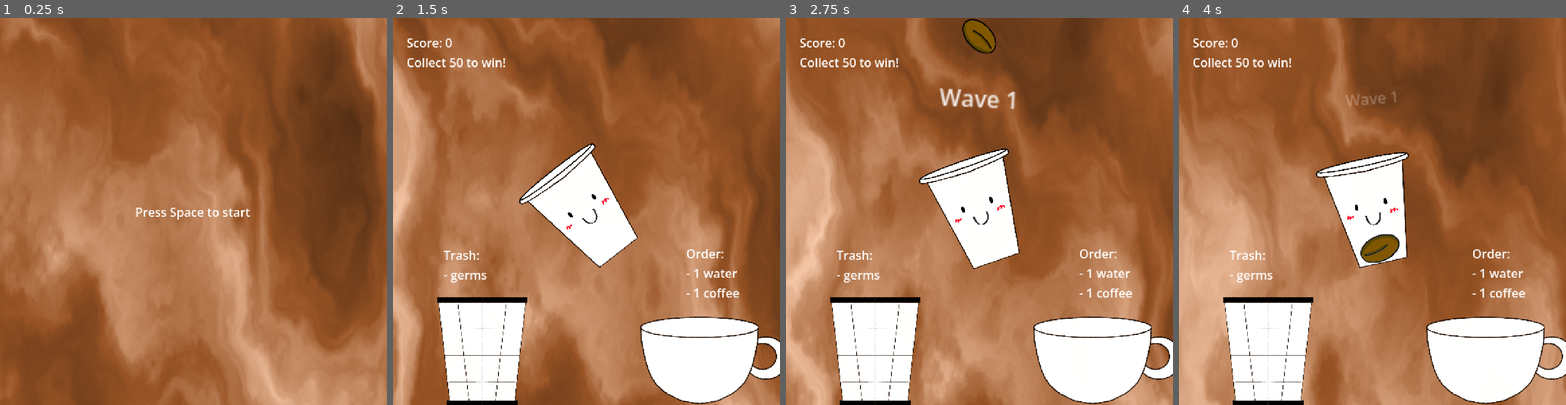
Above: before the commit, frames 1-4 (left to right).
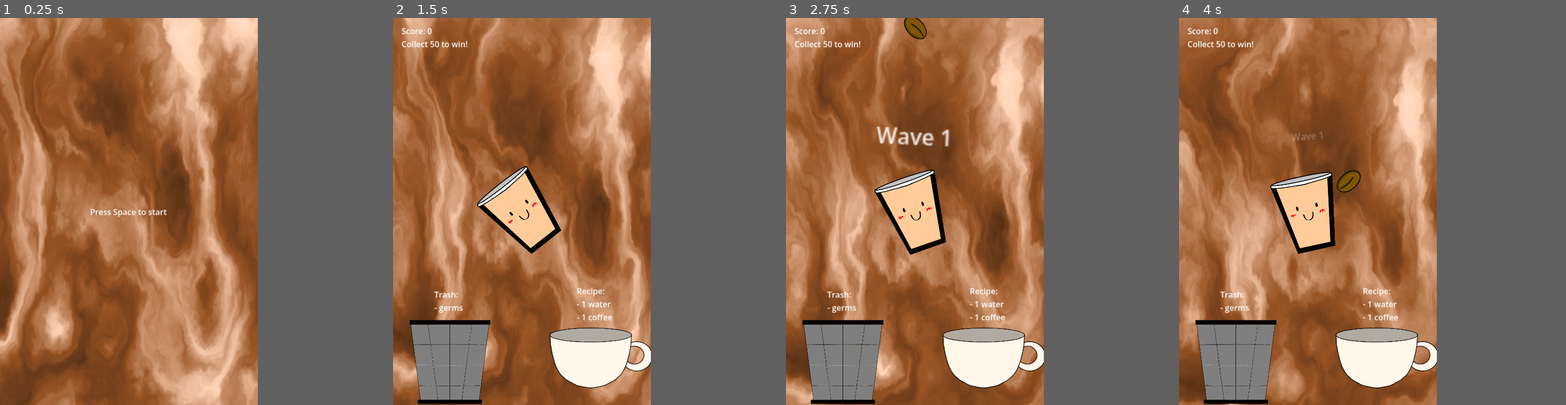
Above: after the commit, the same moments.

Repository: Octoan1/GD2-MG2-Group-3
Game: Godot game, scene res://menus/title.tscn
The game is run twice, just before and just after one commit, with the same random seed, the same clock (stepped at 60 frames per second) and the same inputs. The engine's default icon, where the game draws it, is replaced by a stand-in: a white triangle on a blue panel in a dark square.
Inputs (mouse positions are in pixels of both pictures, inside the frame that each line leads up to):
- Up to frame 1 (0.25 s): no input
- Up to frame 2 (1.5 s): tap Space (action) at 0.5, 1.35 s; move the mouse to (671, 192) at 0.52 s; hold Space (action) 0.53-1.28 s; click (671, 192) at 0.67 s; move the mouse to (509, 230) at 1.27 s; click (509, 230) at 1.42 s
- Up to frame 3 (2.75 s): move the mouse to (1018, 126) at 2.02 s; hold Space (action) from 2.03 s (still down); tap I at 2.1 s; click (1018, 126) at 2.17 s
- Up to frame 4 (4 s): move the mouse to (1353, 288) at 2.77 s; release Space (action) at 2.78 s; tap 1 at 2.85 s; click (1353, 288) at 2.92 s; tap Space (action) at 3.05 s; move the mouse to (1488, 269) at 3.52 s; hold Space (action) from 3.53 s (still down); tap 2 at 3.6 s; click (1488, 269) at 3.67 s
In our replay, the window is 800x800 before the commit and 533x800 after it. These sizes can differ from the game's own. Grey fills any space a smaller window leaves; there, only what the larger window draws over its background counts as a difference.

The runs differ from the first frame. In frame 1, 52% of the frame differs, in the area x 0-100%, y 0-100%; in frame 2, 76%; in frame 3, 78%; in frame 4, 76%.

Commit message:
bonus points in cup, thicker outline, and colored outline

Diff:
--- a/cup_stuff/collection_cup.gd
+++ b/cup_stuff/collection_cup.gd
@@ -22,9 +22,9 @@
 func check_recipe(recipe: Recipe) -> void:
 	match recipe:
 		Recipe.COFFEE:
-			var coffee = null
-			var water = null
-			for ingredient: RigidBody2D in cup_contents_detection.get_overlapping_bodies():
+			var coffee: IngredientObject = null
+			var water: IngredientObject = null
+			for ingredient: IngredientObject in cup_contents_detection.get_overlapping_bodies():
 				if ingredient.is_in_group("coffee") and coffee == null:
 					#ingredient.modulate = Color.GOLD
 					coffee = ingredient
@@ -34,7 +34,12 @@
 				elif ingredient.is_in_group("germ"):
 					update_score(-3, ingredient)
 				if coffee and water:
-					update_score(3, coffee, water)
+					var value = 0
+
+					value += coffee.value * 2 if coffee.has_been_in_cup else coffee.value
+					value += water.value * 2 if water.has_been_in_cup else water.value
+
+					update_score(value, coffee, water)
 					coffee = null
 					water = null
 				else:
@@ -42,10 +47,11 @@
 						ingredient.apply_impulse(Vector2(0,0))
 
 		Recipe.TRASH:
-			for ingredient in cup_contents_detection.get_overlapping_bodies():
+			for ingredient: IngredientObject in cup_contents_detection.get_overlapping_bodies():
 				if ingredient.is_in_group("germ"):
 					#ingredient.modulate = Color.RED
-					update_score(1, ingredient)
+					var value = ingredient.value * 2 if not ingredient.has_been_in_cup else ingredient.value
+					update_score(value, ingredient)
 				else:
 					update_score(-1, ingredient)
 
--- a/cup_stuff/cup.gd
+++ b/cup_stuff/cup.gd
@@ -20,33 +20,10 @@
 	else:
 		self.rotation += -rotation_speed * delta
 
-# UNUSED
-#func rotate_no_velocity(delta: float):
-	#if Input.is_action_pressed("Action"):
-		#self.rotation += rotation_speed * delta
-	#else:
-		#self.rotation += -rotation_speed * delta
+func _on_area_2d_body_entered(body: Node2D) -> void:
+	if body is IngredientObject:
+		var ingredient: IngredientObject = body
 
-# UNUSED
-#func rotate_velocity(delta: float):
-	#if (prev_rotate == null):
-		#prev_rotate = rotation
-	#
-	#if (velocity == null):
-		#velocity = 0;
-	#
-	#if(Input.is_action_pressed("Action")):
-		#velocity = -push_amount * speed_percent / 100
-		#print("2")
-		#pass
-	#
-	#else:
-		#rotation += delta * rotation_speed # * velocity * speed_percent / 100
-#
-	#velocity += delta * speed_percent / 100
-	#
-	#print(velocity)
-	#
-	#if Input.is_action_pressed("Action"):
-		#velocity = -push_amount * speed_percent / 100
-		#print("1")
+		print(ingredient.name)
+		ingredient.modulate = Color.DARK_GOLDENROD
+		ingredient.has_been_in_cup = true
--- a/cup_stuff/cup.tscn
+++ b/cup_stuff/cup.tscn
@@ -1,7 +1,8 @@
 [gd_scene format=3 uid="uid://bfdj7se1k83q1"]
 
 [ext_resource type="Script" uid="uid://c1jctmcnvaf0h" path="res://cup_stuff/cup.gd" id="1_ponjl"]
-[ext_resource type="Texture2D" uid="uid://basgjchfrjusi" path="res://Sprites/cupwithwhite.png" id="2_wx1mw"]
+[ext_resource type="Texture2D" uid="uid://c7xq5qs4vfxlj" path="res://Sprites/cup_colorbg.png" id="2_wx1mw"]
+[ext_resource type="Texture2D" uid="uid://dvqkwsbvfxd5t" path="res://Sprites/cup_outline.png" id="3_5iito"]
 
 [node name="Cup" type="CharacterBody2D" unique_id=1028320870]
 collision_mask = 0
@@ -13,4 +14,19 @@
 texture = ExtResource("2_wx1mw")
 
 [node name="CollisionPolygon2D" type="CollisionPolygon2D" parent="." unique_id=733752176]
-polygon = PackedVector2Array(-38, -42, -23, 48, 23, 48, 38, -42, 33, -41, 19, 44, -19, 44, -33, -41)
+polygon = PackedVector2Array(-43, -41, -26, 54, 27, 54, 43, -41, 33, -41, 19, 44, -19, 44, -33, -41)
+
+[node name="Sprite2D2" type="Sprite2D" parent="." unique_id=1199234452]
+z_index = 2
+position = Vector2(0, -13)
+scale = Vector2(0.063, 0.063)
+texture = ExtResource("3_5iito")
+
+[node name="Area2D" type="Area2D" parent="." unique_id=1805023214]
+collision_layer = 0
+collision_mask = 2
+
+[node name="CollisionPolygon2D" type="CollisionPolygon2D" parent="Area2D" unique_id=1579941751]
+polygon = PackedVector2Array(-34, -34, 34, -34, 21, 46, -21, 46)
+
+[connection signal="body_entered" from="Area2D" to="." method="_on_area_2d_body_entered"]
--- a/cup_stuff/trash_can.tscn
+++ b/cup_stuff/trash_can.tscn
@@ -1,7 +1,7 @@
 [gd_scene format=3 uid="uid://dt1rfxwv0qi3t"]
 
 [ext_resource type="PackedScene" uid="uid://ctyu5gadbmowi" path="res://cup_stuff/collection_cup.tscn" id="1_jxbv1"]
-[ext_resource type="Texture2D" uid="uid://d1fq4lhmkpeoh" path="res://Sprites/trashcanwithwhite.png" id="2_jxbv1"]
+[ext_resource type="Texture2D" uid="uid://dapbwy7n32vb3" path="res://Sprites/trashcan_colorbg.png" id="2_jxbv1"]
 
 [node name="TrashCan" unique_id=1882889429 instance=ExtResource("1_jxbv1")]
 scale = Vector2(1.8799983, 1.8799983)
--- a/cup_stuff/victory_cup.tscn
+++ b/cup_stuff/victory_cup.tscn
@@ -1,7 +1,7 @@
 [gd_scene format=3 uid="uid://cswvmjnmknhck"]
 
 [ext_resource type="PackedScene" uid="uid://ctyu5gadbmowi" path="res://cup_stuff/collection_cup.tscn" id="1_svmmk"]
-[ext_resource type="Texture2D" uid="uid://bkslusuk258gq" path="res://Sprites/coffeebowlwithwhite.png" id="2_svmmk"]
+[ext_resource type="Texture2D" uid="uid://dewhydiw3yq8j" path="res://Sprites/coffeebowl_colorbg.png" id="2_svmmk"]
 
 [node name="VictoryCup" unique_id=1882889429 instance=ExtResource("1_svmmk")]
 scale = Vector2(1.9200001, 1.9200001)
--- a/menus/end.tscn
+++ b/menus/end.tscn
@@ -20,6 +20,7 @@
 offset_top = -24.0
 offset_right = 179.0
 offset_bottom = -1.0
+scale = Vector2(2, 2)
 pivot_offset = Vector2(179, 24)
 text = "You are the champion coffee maker!
 Score 50 / 50"
@@ -28,9 +29,10 @@
 
 [node name="Space" type="Label" parent="." unique_id=988145654]
 offset_left = -177.0
-offset_top = 28.0
+offset_top = 161.0
 offset_right = 180.0
-offset_bottom = 51.0
+offset_bottom = 184.0
+scale = Vector2(2, 2)
 pivot_offset = Vector2(179, 24)
 text = "Press space to return"
 horizontal_alignment = 1
--- a/menus/main.tscn
+++ b/menus/main.tscn
@@ -24,66 +24,81 @@
 
 [node name="ObjectSpawner" parent="." unique_id=123667683 instance=ExtResource("2_k8qw4")]
 
-[node name="WaveSpawner" parent="." unique_id=248348919 node_paths=PackedStringArray("object_spawner") instance=ExtResource("3_787nb")]
+[node name="WaveSpawner" parent="." unique_id=248348919 node_paths=PackedStringArray("spawn_pos_marker", "object_spawner") instance=ExtResource("3_787nb")]
 start_delay = 2.0
-spawn_pos = Vector2(0, -250)
+spawn_pos_marker = NodePath("SpawnPos")
 object_spawner = NodePath("../ObjectSpawner")
 waves = Array[ExtResource("4_i8mlb")]([ExtResource("5_h3p7w"), ExtResource("5_h3p7w"), ExtResource("6_77eub"), ExtResource("5_h3p7w"), ExtResource("7_hnx4n"), ExtResource("8_ciosg"), ExtResource("7_hnx4n"), ExtResource("9_sxub3"), ExtResource("5_h3p7w")])
 
+[node name="SpawnPos" type="Marker2D" parent="WaveSpawner" unique_id=908576087]
+position = Vector2(2, -748)
+
 [node name="Cup" parent="." unique_id=1604033659 instance=ExtResource("10_36uvt")]
-scale = Vector2(1.5, 1.5)
+scale = Vector2(3, 3)
 rotation_speed = 1.5
 
 [node name="Camera2D" type="Camera2D" parent="." unique_id=56953282]
 
 [node name="TrashCan" parent="." unique_id=1385732805 instance=ExtResource("11_q0pb7")]
-position = Vector2(-138, 180)
-scale = Vector2(1.4799978, 1.4799978)
+position = Vector2(-286, 586.00006)
+scale = Vector2(4, 3.429)
 
 [node name="VictoryCup" parent="." unique_id=1356587524 instance=ExtResource("12_u7aby")]
-position = Vector2(150, 232)
+position = Vector2(274, 654)
+scale = Vector2(4, 4)
 
 [node name="MusicPlayer" parent="." unique_id=1316893435 instance=ExtResource("13_b6cyy")]
 
-[node name="Label" type="Label" parent="." unique_id=1290216403]
-offset_left = 132.0
-offset_top = 44.0
-offset_right = 203.0
-offset_bottom = 119.0
-text = "Order:
+[node name="Popup" parent="." unique_id=314937224 instance=ExtResource("15_6gsuq")]
+
+[node name="UI" type="Control" parent="." unique_id=1461214465]
+layout_mode = 3
+anchors_preset = 0
+offset_right = 40.0
+offset_bottom = 40.0
+scale = Vector2(2, 2)
+
+[node name="Label" type="Label" parent="UI" unique_id=1290216403]
+layout_mode = 0
+offset_left = 109.0
+offset_top = 146.0
+offset_right = 180.0
+offset_bottom = 221.0
+text = "Recipe:
 - 1 water
 - 1 coffee"
 
-[node name="Label2" type="Label" parent="." unique_id=1147445821]
-offset_left = -189.0
-offset_top = 46.0
-offset_right = -131.0
-offset_bottom = 95.0
+[node name="Label2" type="Label" parent="UI" unique_id=1147445821]
+layout_mode = 0
+offset_left = -174.0
+offset_top = 153.0
+offset_right = -116.0
+offset_bottom = 202.0
 text = "Trash:
 - germs"
 
-[node name="Score" type="Label" parent="." unique_id=313751055]
-offset_left = -238.0
-offset_top = -235.0
-offset_right = -177.0
-offset_bottom = -212.0
+[node name="Score" type="Label" parent="UI" unique_id=313751055]
+layout_mode = 0
+offset_left = -239.5
+offset_top = -370.0
+offset_right = -107.5
+offset_bottom = -321.0
 text = "Score: 0
 Collect 50 to win!"
 script = ExtResource("14_fb1eh")
 
-[node name="DebugLabel" type="Label" parent="." unique_id=1612547457]
-offset_left = 37.0
-offset_top = -245.0
-offset_right = 196.0
-offset_bottom = -222.0
+[node name="DebugLabel" type="Label" parent="UI" unique_id=1612547457]
+layout_mode = 0
+offset_left = 41.5
+offset_top = -373.5
+offset_right = 246.5
+offset_bottom = -350.5
 text = "Selected Ingredient: Water"
-
-[node name="Popup" parent="." unique_id=314937224 instance=ExtResource("15_6gsuq")]
 
 [connection signal="wave_end" from="WaveSpawner" to="Popup" method="_on_wave_end"]
 [connection signal="wave_start" from="WaveSpawner" to="Popup" method="_on_wave_start"]
-[connection signal="waves_complete" from="WaveSpawner" to="Score" method="_on_wave_spawner_waves_complete"]
-[connection signal="score_changed" from="TrashCan" to="Score" method="_update_score"]
-[connection signal="score_changed" from="VictoryCup" to="Score" method="_update_score"]
-[connection signal="score_changed" from="Score" to="MusicPlayer" method="_on_update_score"]
-[connection signal="score_changed" from="Score" to="Popup" method="_on_update_score"]
+[connection signal="waves_complete" from="WaveSpawner" to="UI/Score" method="_on_wave_spawner_waves_complete"]
+[connection signal="score_changed" from="TrashCan" to="UI/Score" method="_update_score"]
+[connection signal="score_changed" from="VictoryCup" to="UI/Score" method="_update_score"]
+[connection signal="score_changed" from="UI/Score" to="MusicPlayer" method="_on_update_score"]
+[connection signal="score_changed" from="UI/Score" to="Popup" method="_on_update_score"]
--- a/menus/title.tscn
+++ b/menus/title.tscn
@@ -6,6 +6,7 @@
 [node name="Title" type="Node2D" unique_id=1465934988]
 script = ExtResource("1_y7k74")
 scene_change = "main"
+delay_click = 0.25
 
 [node name="Coffee" parent="." unique_id=1285840319 instance=ExtResource("2_oyqm6")]
 position = Vector2(-87.99988, -5.000122)
@@ -18,5 +19,6 @@
 offset_top = -11.0
 offset_right = 83.0
 offset_bottom = 12.0
+scale = Vector2(2, 2)
 pivot_offset = Vector2(77, 11)
 text = "Press Space to start"
--- a/object_spawner/coffee/coffee_bean.tscn
+++ b/object_spawner/coffee/coffee_bean.tscn
@@ -1,6 +1,7 @@
 [gd_scene format=3 uid="uid://d0u46ocpqtcyc"]
 
-[ext_resource type="Texture2D" uid="uid://baixr8s72xrug" path="res://sprites/Untitled2.png" id="1_r5rcm"]
+[ext_resource type="Script" uid="uid://cgyayhw3ucp6d" path="res://object_spawner/ingredient_object.gd" id="1_qlbd3"]
+[ext_resource type="Texture2D" uid="uid://baixr8s72xrug" path="res://Sprites/Untitled2.png" id="1_r5rcm"]
 
 [sub_resource type="CircleShape2D" id="CircleShape2D_yq3m0"]
 radius = 64.629715
@@ -8,6 +9,7 @@
 [node name="CoffeeBean" type="RigidBody2D" unique_id=1766887428 groups=["coffee"]]
 collision_layer = 2
 collision_mask = 3
+script = ExtResource("1_qlbd3")
 
 [node name="Sprite2D" type="Sprite2D" parent="." unique_id=2067582569]
 scale = Vector2(0.196, 0.2)
--- a/object_spawner/germ/germ.tscn
+++ b/object_spawner/germ/germ.tscn
@@ -1,6 +1,7 @@
 [gd_scene format=3 uid="uid://dvcb12w0ya81d"]
 
-[ext_resource type="Texture2D" uid="uid://duorlbu4is5dt" path="res://sprites/Untitled 3.png" id="1_pc2wa"]
+[ext_resource type="Script" uid="uid://cgyayhw3ucp6d" path="res://object_spawner/ingredient_object.gd" id="1_n5j8i"]
+[ext_resource type="Texture2D" uid="uid://duorlbu4is5dt" path="res://Sprites/Untitled 3.png" id="1_pc2wa"]
 
 [sub_resource type="CircleShape2D" id="CircleShape2D_b18de"]
 radius = 62.801273
@@ -8,6 +9,8 @@
 [node name="Germ" type="RigidBody2D" unique_id=1991736768 groups=["germ"]]
 collision_layer = 2
 collision_mask = 3
+script = ExtResource("1_n5j8i")
+value = 1
 
 [node name="Sprite2D" type="Sprite2D" parent="." unique_id=1948324836]
 position = Vector2(0, -3.8146973e-06)
--- /dev/null
+++ b/object_spawner/ingredient_object.gd
@@ -0,0 +1,5 @@
+extends RigidBody2D
+class_name IngredientObject
+
+@export var value: int = 1
+@export var has_been_in_cup: bool = false
--- a/object_spawner/object_spawner.gd
+++ b/object_spawner/object_spawner.gd
@@ -8,7 +8,7 @@
 @export var germ: PackedScene
 @export var debug_mode: bool
 
-@onready var debug_label: Label = $"../DebugLabel"
+@onready var debug_label: Label = $"../UI/DebugLabel"
 @onready var object_container: Node = $ObjectContainer
 var objects = []
 
@@ -84,8 +84,10 @@
 		instance.get_child(0).scale *= 1
 		instance.get_child(1).scale *= 1
 	else:
-		instance.get_child(0).scale *= .25
-		instance.get_child(1).scale *= 0.25
+		# col shape
+		instance.get_child(0).scale *= 0.5
+		# sprite
+		instance.get_child(1).scale *= 0.5
 
 
 
--- a/object_spawner/water/water.tscn
+++ b/object_spawner/water/water.tscn
@@ -1,6 +1,7 @@
 [gd_scene format=3 uid="uid://dainh2ksg5jno"]
 
-[ext_resource type="Texture2D" uid="uid://dklev1tk3t56n" path="res://sprites/Untitled 5.png" id="1_b18de"]
+[ext_resource type="Texture2D" uid="uid://dklev1tk3t56n" path="res://Sprites/Untitled 5.png" id="1_b18de"]
+[ext_resource type="Script" uid="uid://cgyayhw3ucp6d" path="res://object_spawner/ingredient_object.gd" id="1_u3seh"]
 
 [sub_resource type="CircleShape2D" id="CircleShape2D_b18de"]
 radius = 62.801273
@@ -8,6 +9,8 @@
 [node name="Water" type="RigidBody2D" unique_id=1991736768 groups=["water"]]
 collision_layer = 2
 collision_mask = 3
+script = ExtResource("1_u3seh")
+value = 1
 
 [node name="Sprite2D" type="Sprite2D" parent="." unique_id=1948324836]
 scale = Vector2(0.2201389, 0.21288194)
--- a/popup/popup.gd
+++ b/popup/popup.gd
@@ -41,7 +41,7 @@
 	label.add_theme_color_override("font_color", color)
 	label.text = text
 	label.reset_size()
-	label.scale = Vector2(2, 2)
+	label.scale = Vector2(6, 6)
 	var half_size = label.size / 2
 	label.pivot_offset = half_size
 	var rand_rotate = randf_range(-5, 5)
@@ -61,9 +61,9 @@
 
 func _on_wave_end(wave_end_delay: float) -> void:
 	next_wave.play()
-	pulse_label(Color.WHITE, "New wave in %d seconds" % wave_end_delay, Vector2(0, -150), wave_end_delay)
+	pulse_label(Color.WHITE, "New wave in %d seconds" % wave_end_delay, Vector2(0, -300), wave_end_delay)
 
 
 func _on_wave_start(wave_index: int) -> void:
 	wave_start.play()
-	pulse_label(Color.WHITE, "Wave %d" % (wave_index + 1), Vector2(0, -150), 2)
+	pulse_label(Color.WHITE, "Wave %d" % (wave_index + 1), Vector2(0, -300), 2)
--- a/project.godot
+++ b/project.godot
@@ -21,8 +21,8 @@
 
 [display]
 
-window/size/viewport_width=512
-window/size/viewport_height=512
+window/size/viewport_width=1024
+window/size/viewport_height=1536
 window/size/window_width_override=1024
 window/size/window_height_override=1024
 window/stretch/mode="viewport"
--- a/wave_control/wave_spawner.gd
+++ b/wave_control/wave_spawner.gd
@@ -5,7 +5,8 @@
 signal wave_end(wave_end_delay: float)
 
 @export var start_delay: float
-@export var spawn_pos: Vector2
+@export var spawn_pos_marker: Marker2D
+var spawn_pos: Vector2 # made it originate as Market2D so its more visible in inspector
 @export var object_spawner: ObjectSpawner
 @export var waves: Array[Wave]
 
@@ -25,6 +26,7 @@
 # Called when the node enters the scene tree for the first time.
 func _ready() -> void:
 	time = -start_delay
+	spawn_pos = spawn_pos_marker.global_position
 
 # Called every frame. 'delta' is the elapsed time since the previous frame.
 func _process(delta: float) -> void:
Binary file added: Sprites/coffeebowl_colorbg.png
Not shown, added: Sprites/coffeebowl_colorbg.png.import
Binary file added: Sprites/cup_colorbg.png
Not shown, added: Sprites/cup_colorbg.png.import
Binary file added: Sprites/cup_outline.png
Not shown, added: Sprites/cup_outline.png.import
Binary file added: Sprites/trashcan_colorbg.png
Not shown, added: Sprites/trashcan_colorbg.png.import
Not shown, added: object_spawner/ingredient_object.gd.uid
